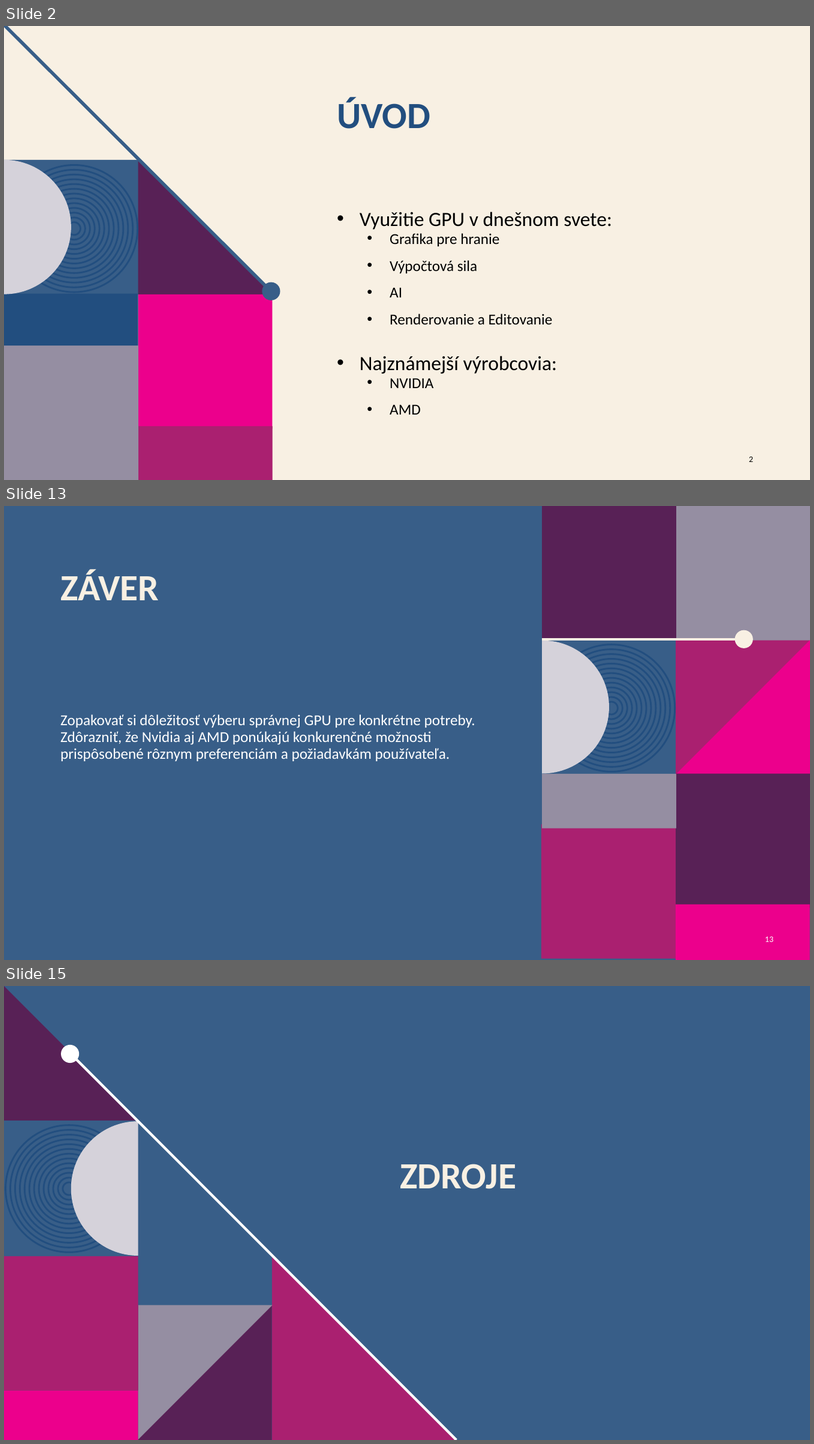
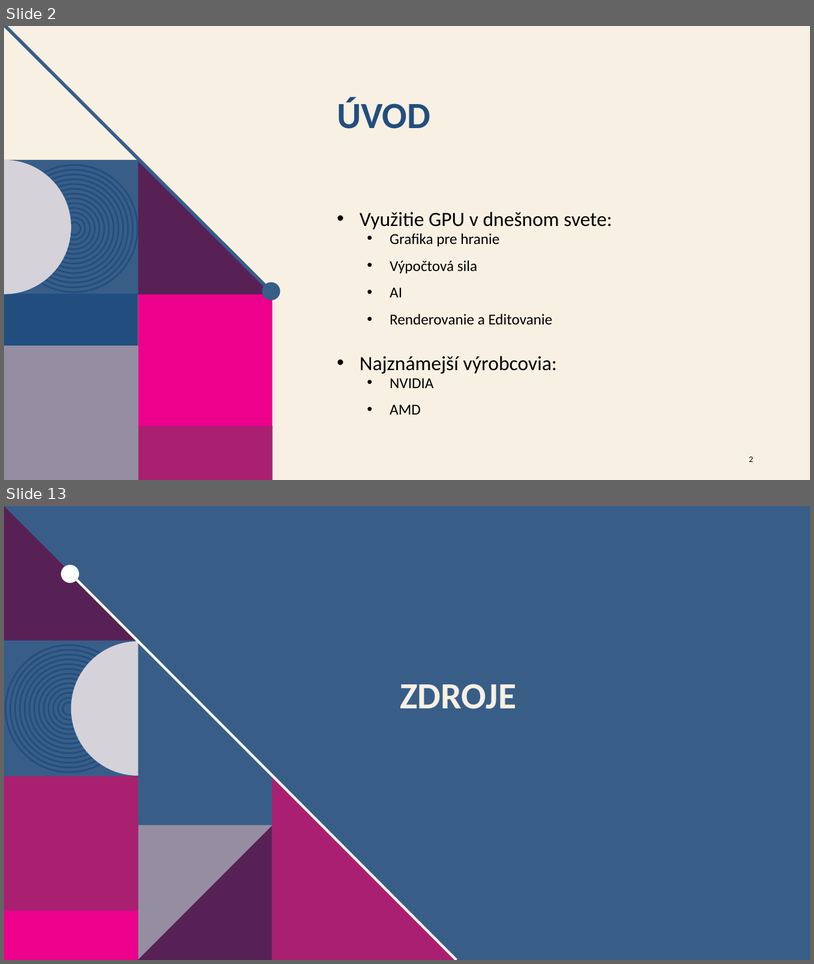
Before and after one commit to JetamAdzak/Rocnikova-praca, a slide deck: ROCNIKOVA_GPU_PREZ.pptx. Shown one above the other, each under a label of ours: slides 2, 13 and 15 before the commit, slides 2 and 13 after it; the slides between them are not shown. The pictures are 814x1444 and 814x964 pixels, drawn with LibreOffice and Linux fonts; fonts in the diff are those of the drawing; background and template pictures are left out. Boxes give left, top, right and bottom in pixels: in the first picture for what was removed or moved away, otherwise in the second. Text is boxed around its words. In the diff, an @@ line names an element or a change of style, - is before the commit and + after.

```diff
--- a/ROCNIKOVA_GPU_PREZ.pptx
+++ b/ROCNIKOVA_GPU_PREZ.pptx
@@ slide 13 removed at box(4, 506, 810, 960), background #385E88 @@
@@ title removed at box(60, 569, 159, 600) @@
-ZÁVER
@@ group removed at box(542, 506, 810, 960): 14 ellipses, 7 rectangles, 2 freeform shapes, 1 line @@
@@ text removed at box(60, 714, 476, 761) @@
-Zopakovať si dôležitosť výberu správnej GPU pre konkrétne potreby.
-Zdôrazniť, že Nvidia aj AMD ponúkajú konkurenčné možnosti prispôsobené rôznym preferenciám a požiadavkám používateľa.
@@ page number removed at box(765, 936, 774, 942) @@
-13
@@ what was slide 15 is now slide 13 @@
```
Also in this commit, not shown: 7 slides changed, 3 slides added, 4 other slides removed.
